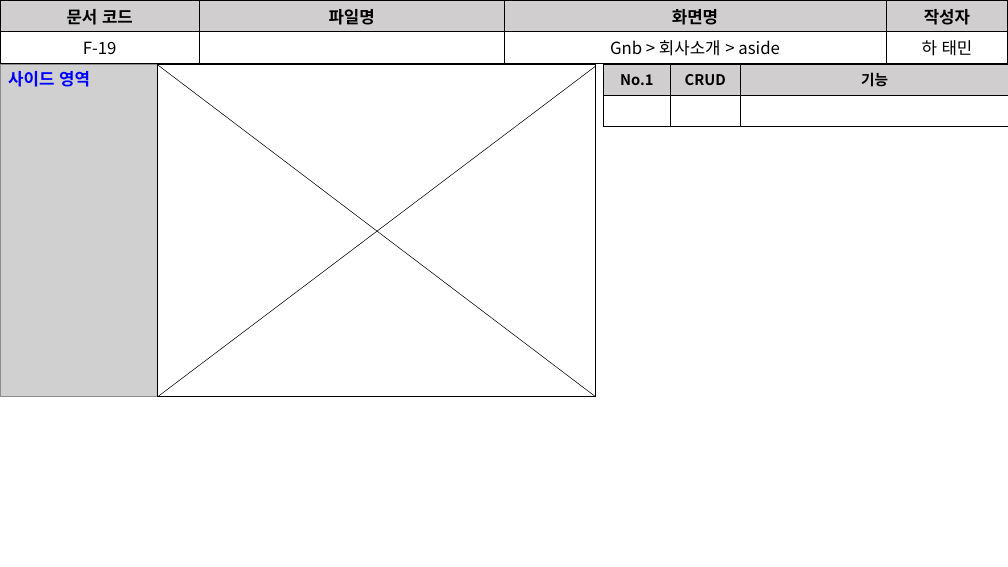
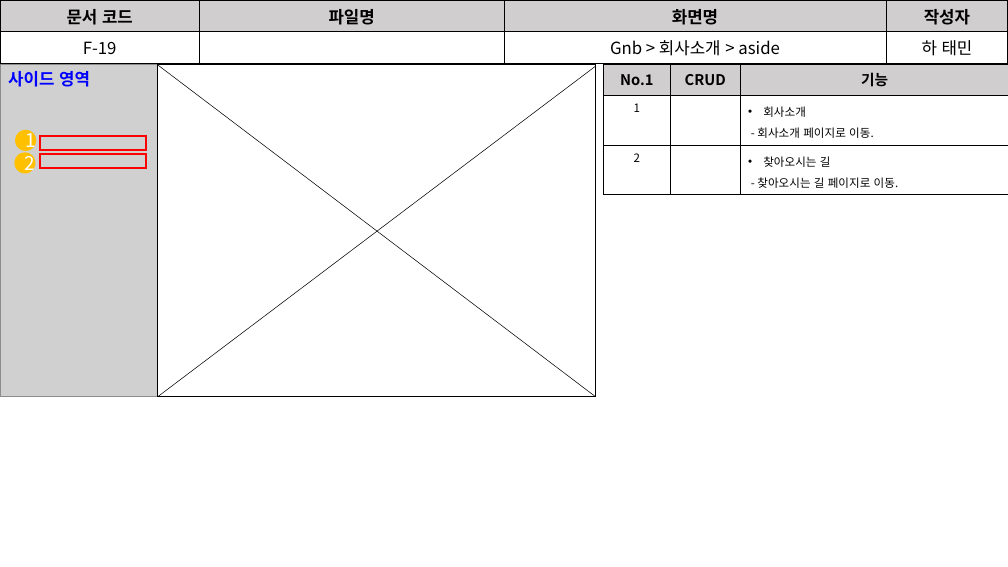
Before and after one commit to David-Ha-1217/Publisher_Portfolio, a slide deck: slide 14 of Documents/화면설계서.pptx. Drawn at 1008x567 pixels with LibreOffice and Linux fonts; fonts in the diff are those of the drawing; grey boxes stand for pictures. Boxes give left, top, right and bottom in pixels: in the first picture for what was removed or moved away, otherwise in the second. Text is boxed around its words. In the diff, an @@ line names an element or a change of style, - is before the commit and + after.

```diff
--- a/Documents/화면설계서.pptx
+++ b/Documents/화면설계서.pptx
@@ table at (604,65,1008,192) @@
-row 2:  |  | 
+row 2: 1 |  | 회사소개 / - 회사소개 페이지로 이동.
+row 3: 2 |  | 찾아오시는 길 / - 찾아오시는 길 페이지로 이동.
@@ ellipse added at (15,130,36,151), fill #FFC000, 18 pt, text #FFFFFF @@
+1
@@ rectangle added at (40,136,146,150), outline #FF0000 2.25 pt @@
@@ ellipse added at (14,153,36,174), fill #FFC000, 18 pt, text #FFFFFF @@
+2
@@ rectangle added at (40,154,146,168), outline #FF0000 2.25 pt @@
```
Also in this commit, not shown: 5 other slides changed, 1 slide added, 5 other files.
